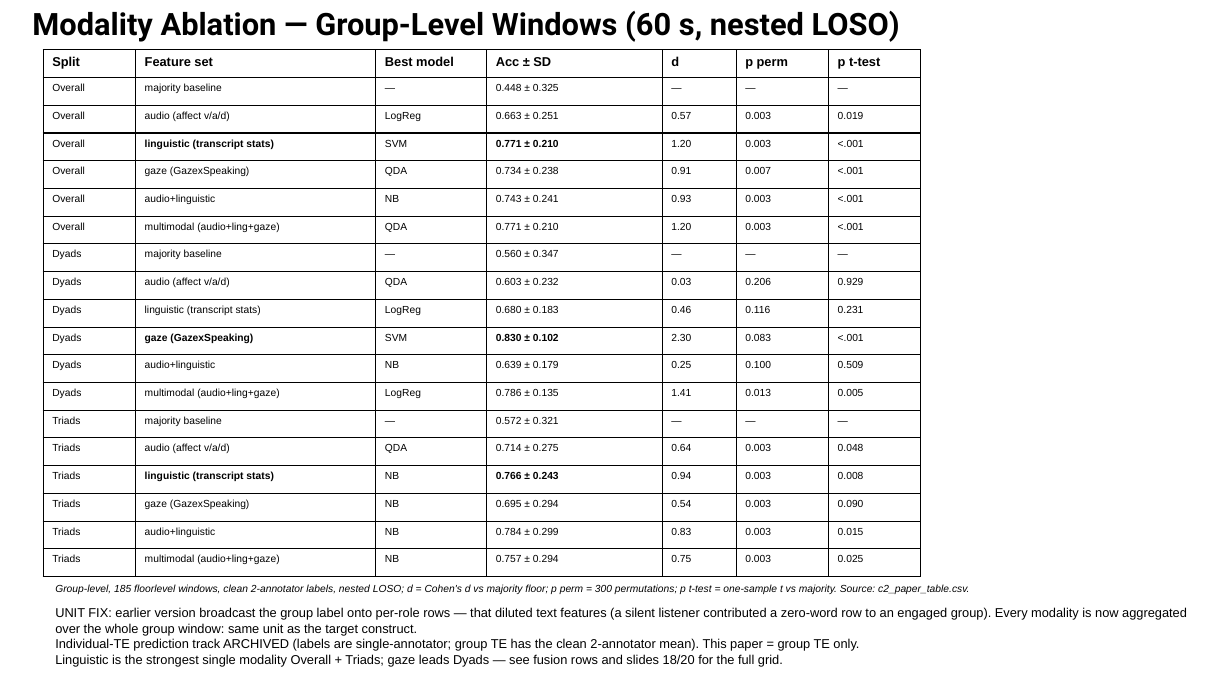
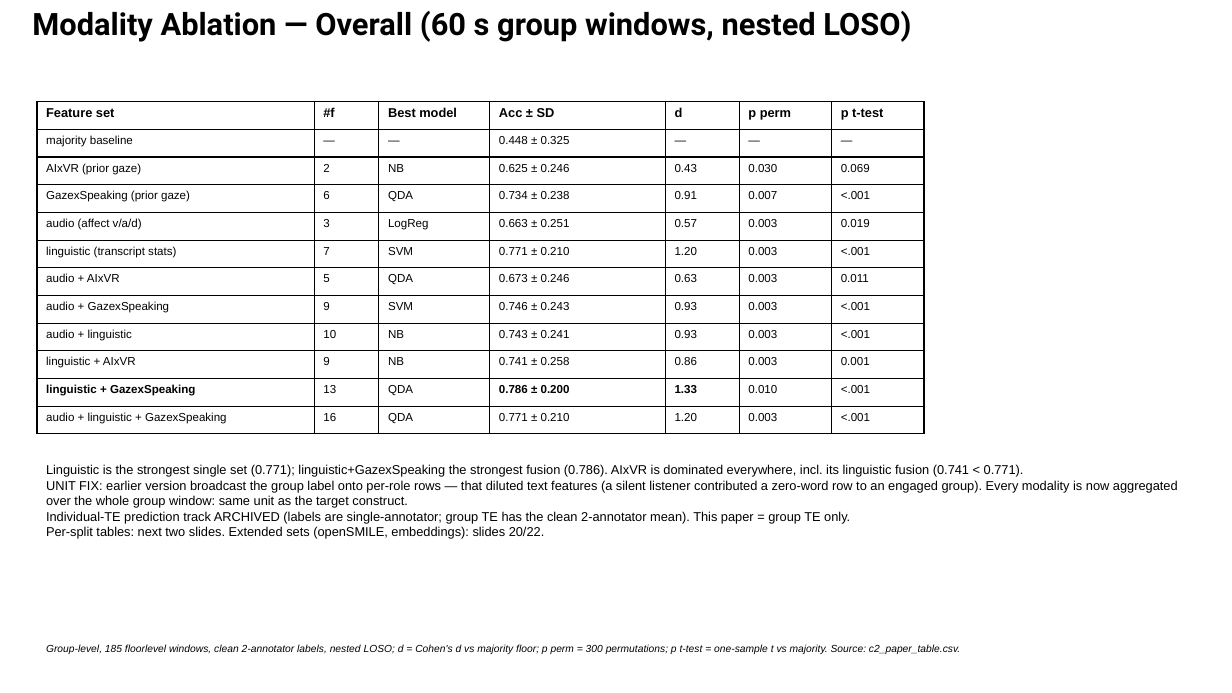
Before and after one commit to carlotes247/vilearn_ml, a slide deck: slide 12 of discover/2026_March_ViLearn_Planning.pptx. Drawn at 1232x693 pixels with LibreOffice and Linux fonts; fonts in the diff are those of the drawing. Boxes give left, top, right and bottom in pixels: in the first picture for what was removed or moved away, otherwise in the second. Text is boxed around its words. In the diff, an @@ line names an element or a change of style, - is before the commit and + after.

Commit message:
discover: openSMILE selection experiments, slide-12 split, tracked paper results
- Deck (29 slides): Modality Ablation split into 3 per-split slides (Overall/
  Dyads/Triads, all 11 feature-set rows each with d + both significance tests;
  covers the requested AIxVR / ling+AIxVR / ling+GxS cells); Extended Feature
  Sets rebuilt with openSMILE SelectKBest row + variability finding; stale
  pre-v2 linguistic 0.788 bullet fixed to 0.771; cross-refs renumbered.
- New experiments: openSMILE_sel (in-CV SelectKBest, log k-grid 1..88) — picks
  k~4, converges on variability functionals (mfcc1V/spectralFlux/loudness
  stddevNorm), acc 0.602/0.692/0.602 = selection does not rescue raw acoustics;
  d2 PCA-dims probe (Overall picks 5 = grid floor 20/20 folds); d4 univariate
  eGeMAPS ranking.
- discover/paper_results/: tracked snapshots of all canonical CSVs the paper
  tables are built from (c2 headline + per-fold + selection, d1/d2/d4, b1/b2,
  comprehensive) + provenance README.
- Patchers 29 + 30 (idempotent, target scratch deck).

Infra (scratch, untracked): c2_paper_tables.py gained a __main__ guard (bare
import used to fire the driver and wipe the result CSVs — happened today,
fully restored + verified against snapshot), a parallel worker pool (12x
speedup: 42 cells in ~18 min), and the restored all-models per-fold FOLDS
write that an earlier edit had dropped.

```diff
--- a/discover/2026_March_ViLearn_Planning.pptx
+++ b/discover/2026_March_ViLearn_Planning.pptx
@@ title at [32, 11, 911, 42]: text changed @@
-Modality Ablation — Group-Level Windows (60 s, nested LOSO)
+Modality Ablation — Overall (60 s group windows, nested LOSO)
@@ table at [37, 102, 924, 434] @@
-row 1: Split | Feature set | Best model | Acc ± SD | d | p perm | p t-test
-row 2: Overall | majority baseline | — | 0.448 ± 0.325 | — | — | —
-row 3: Overall | audio (affect v/a/d) | LogReg | 0.663 ± 0.251 | 0.57 | 0.003 | 0.019
-row 4: Overall | linguistic (transcript stats) | SVM | 0.771 ± 0.210 | 1.20 | 0.003 | <.001
-row 5: Overall | gaze (GazexSpeaking) | QDA | 0.734 ± 0.238 | 0.91 | 0.007 | <.001
-row 6: Overall | audio+linguistic | NB | 0.743 ± 0.241 | 0.93 | 0.003 | <.001
-row 7: Overall | multimodal (audio+ling+gaze) | QDA | 0.771 ± 0.210 | 1.20 | 0.003 | <.001
-row 8: Dyads | majority baseline | — | 0.560 ± 0.347 | — | — | —
-row 9: Dyads | audio (affect v/a/d) | QDA | 0.603 ± 0.232 | 0.03 | 0.206 | 0.929
-row 10: Dyads | linguistic (transcript stats) | LogReg | 0.680 ± 0.183 | 0.46 | 0.116 | 0.231
-row 11: Dyads | gaze (GazexSpeaking) | SVM | 0.830 ± 0.102 | 2.30 | 0.083 | <.001
-row 12: Dyads | audio+linguistic | NB | 0.639 ± 0.179 | 0.25 | 0.100 | 0.509
-row 13: Dyads | multimodal (audio+ling+gaze) | LogReg | 0.786 ± 0.135 | 1.41 | 0.013 | 0.005
-row 14: Triads | majority baseline | — | 0.572 ± 0.321 | — | — | —
-row 15: Triads | audio (affect v/a/d) | QDA | 0.714 ± 0.275 | 0.64 | 0.003 | 0.048
-row 16: Triads | linguistic (transcript stats) | NB | 0.766 ± 0.243 | 0.94 | 0.003 | 0.008
-row 17: Triads | gaze (GazexSpeaking) | NB | 0.695 ± 0.294 | 0.54 | 0.003 | 0.090
-row 18: Triads | audio+linguistic | NB | 0.784 ± 0.299 | 0.83 | 0.003 | 0.015
-row 19: Triads | multimodal (audio+ling+gaze) | NB | 0.757 ± 0.294 | 0.75 | 0.003 | 0.025
+row 1: Feature set | #f | Best model | Acc ± SD | d | p perm | p t-test
+row 2: majority baseline | — | — | 0.448 ± 0.325 | — | — | —
+row 3: AIxVR (prior gaze) | 2 | NB | 0.625 ± 0.246 | 0.43 | 0.030 | 0.069
+row 4: GazexSpeaking (prior gaze) | 6 | QDA | 0.734 ± 0.238 | 0.91 | 0.007 | <.001
+row 5: audio (affect v/a/d) | 3 | LogReg | 0.663 ± 0.251 | 0.57 | 0.003 | 0.019
+row 6: linguistic (transcript stats) | 7 | SVM | 0.771 ± 0.210 | 1.20 | 0.003 | <.001
+row 7: audio + AIxVR | 5 | QDA | 0.673 ± 0.246 | 0.63 | 0.003 | 0.011
+row 8: audio + GazexSpeaking | 9 | SVM | 0.746 ± 0.243 | 0.93 | 0.003 | <.001
+row 9: audio + linguistic | 10 | NB | 0.743 ± 0.241 | 0.93 | 0.003 | <.001
+row 10: linguistic + AIxVR | 9 | NB | 0.741 ± 0.258 | 0.86 | 0.003 | 0.001
+row 11: linguistic + GazexSpeaking | 13 | QDA | 0.786 ± 0.200 | 1.33 | 0.010 | <.001
+row 12: audio + linguistic + GazexSpeaking | 16 | QDA | 0.771 ± 0.210 | 1.20 | 0.003 | <.001
@@ table: place and size @@
-table at [43, 50, 921, 577]
+table at [37, 102, 924, 434]
@@ text "Linguistic is the strongest single ...": place and size @@
-text "Linguistic is the strongest single ..." at [55, 607, 1187, 667]
+text "Linguistic is the strongest single ..." at [46, 464, 1178, 539]
@@ text at [46, 464, 1024, 477]: paragraph added @@
+Linguistic is the strongest single set (0.771); linguistic+GazexSpeaking the strongest fusion (0.786). AIxVR is dominated everywhere, incl. its linguistic fusion (0.741 < 0.771).
@@ text at [46, 526, 545, 539]: text changed @@
-Linguistic is the strongest single modality Overall + Triads; gaze leads Dyads — see fusion rows and slides 18/20 for the full grid.
+Per-split tables: next two slides. Extended sets (openSMILE, embeddings): slides 20/22.
@@ text "Group-level, 185 floorlevel windows, clean ...": place and size @@
-text "Group-level, 185 floorlevel windows, clean ..." at [55, 584, 969, 594]
+text "Group-level, 185 floorlevel windows, clean ..." at [46, 644, 960, 654]
```
Also in this commit, not shown: 3 other slides changed, 2 slides added, 13 other files.
